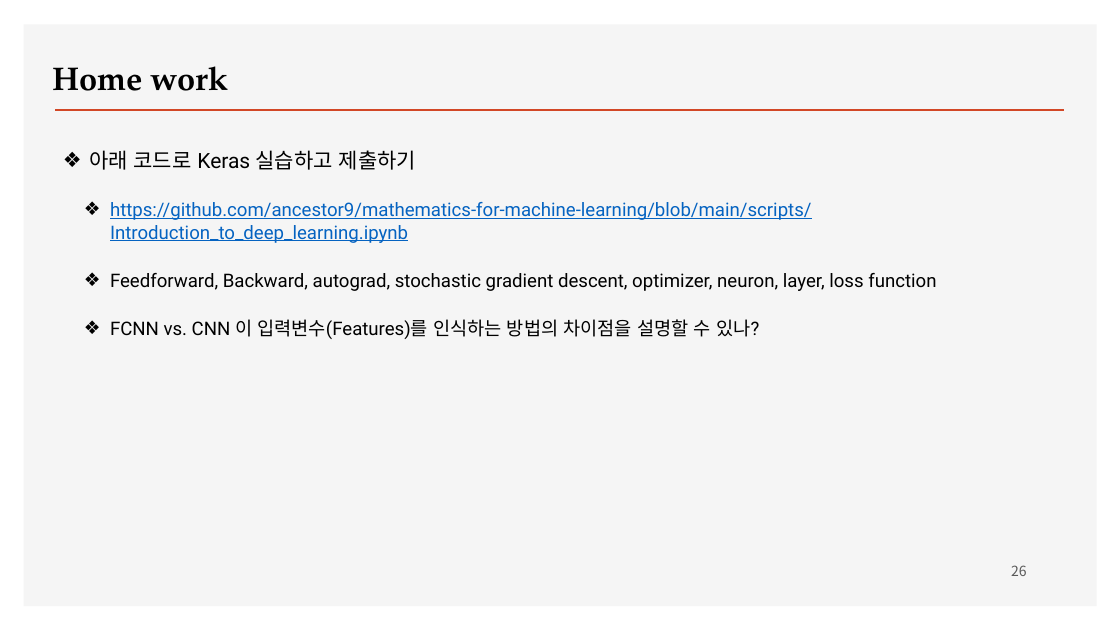
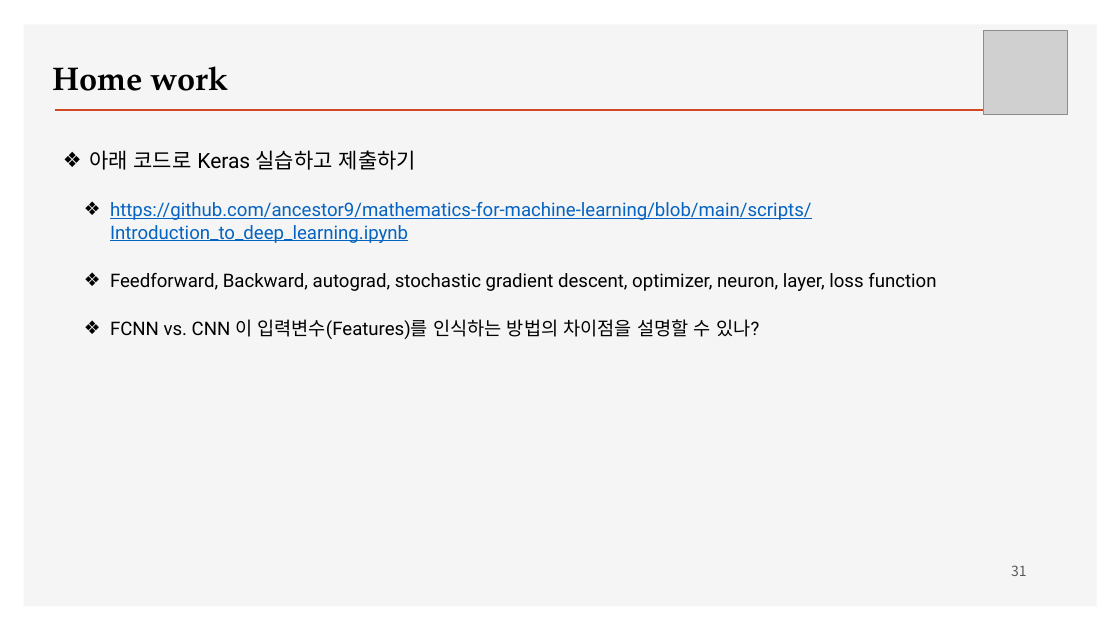
Before and after one commit to ancestor9/2026_Fall_Deep-Learning-with-Python, a slide deck: slide 31 of Chapter 01 What is deep learning.pptx (slide 26 before the commit). Drawn at 1120x630 pixels with LibreOffice and Linux fonts; fonts in the diff are those of the drawing; grey boxes stand for pictures; background and template pictures are left out. Boxes give left, top, right and bottom in pixels: in the first picture for what was removed or moved away, otherwise in the second. Text is boxed around its words. In the diff, an @@ line names an element or a change of style, - is before the commit and + after.

```diff
--- a/Chapter 01 What is deep learning.pptx
+++ b/Chapter 01 What is deep learning.pptx
@@ picture added at [984, 31, 1068, 115] @@
@@ page number at [1011, 565, 1027, 576]: text changed @@
-26
+31
```
Also in this commit, not shown: 3 other slides changed, 2 slides added.
